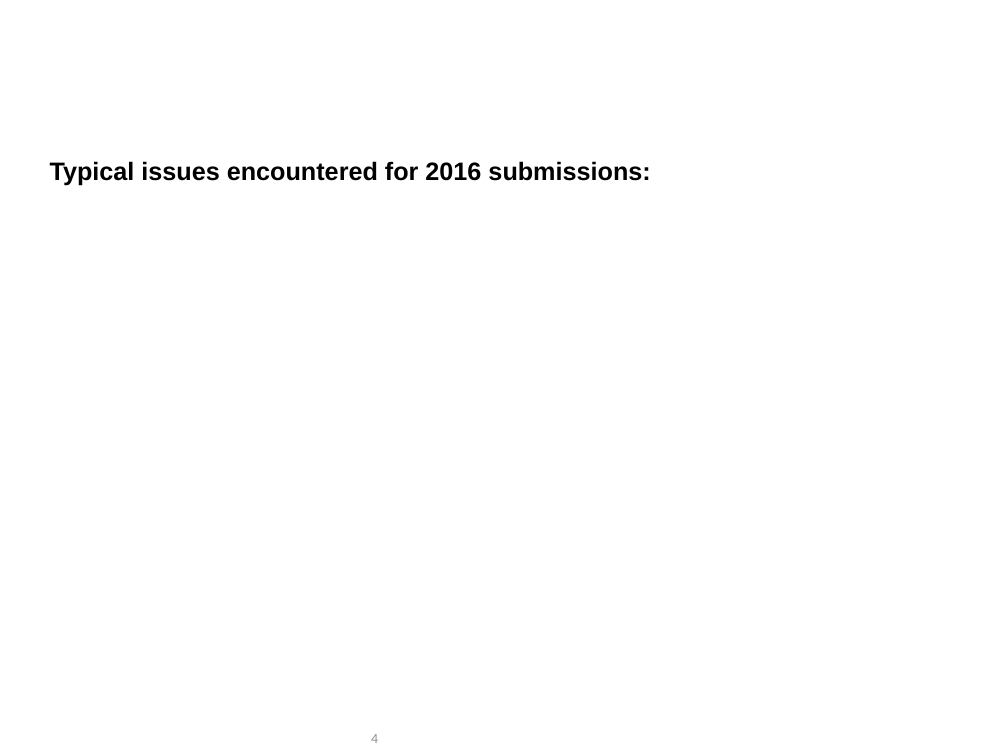
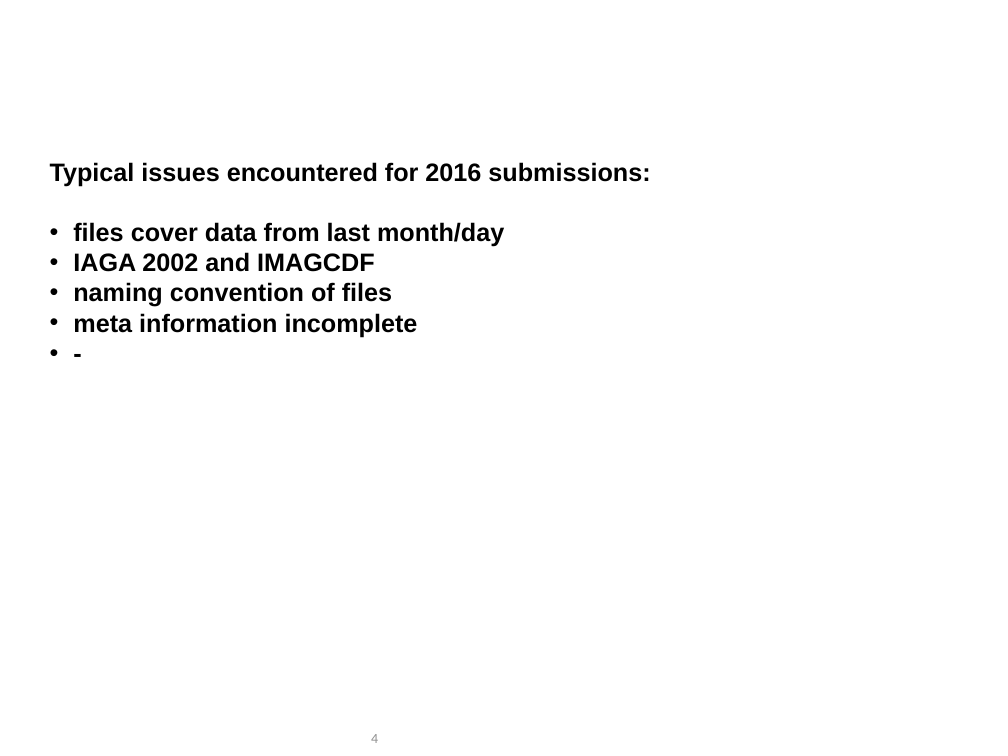
Before and after one commit to INTERMAGNET/IMBOT, a slide deck: slide 4 of documentation/imbot.pptx. Drawn at 1008x756 pixels with LibreOffice and Linux fonts; fonts in the diff are those of the drawing; background and template pictures are left out. Boxes give left, top, right and bottom in pixels: in the first picture for what was removed or moved away, otherwise in the second. Text is boxed around its words. In the diff, an @@ line names an element or a change of style, - is before the commit and + after.

```diff
--- a/documentation/imbot.pptx
+++ b/documentation/imbot.pptx
@@ text at [73, 222, 504, 337]: paragraphs added @@
+• files cover data from last month/day
+• IAGA 2002 and IMAGCDF
+• naming convention of files
+• meta information incomplete
+• -
```
Also in this commit, not shown: 3 other slides changed, 10 slides added, 2 other files.
